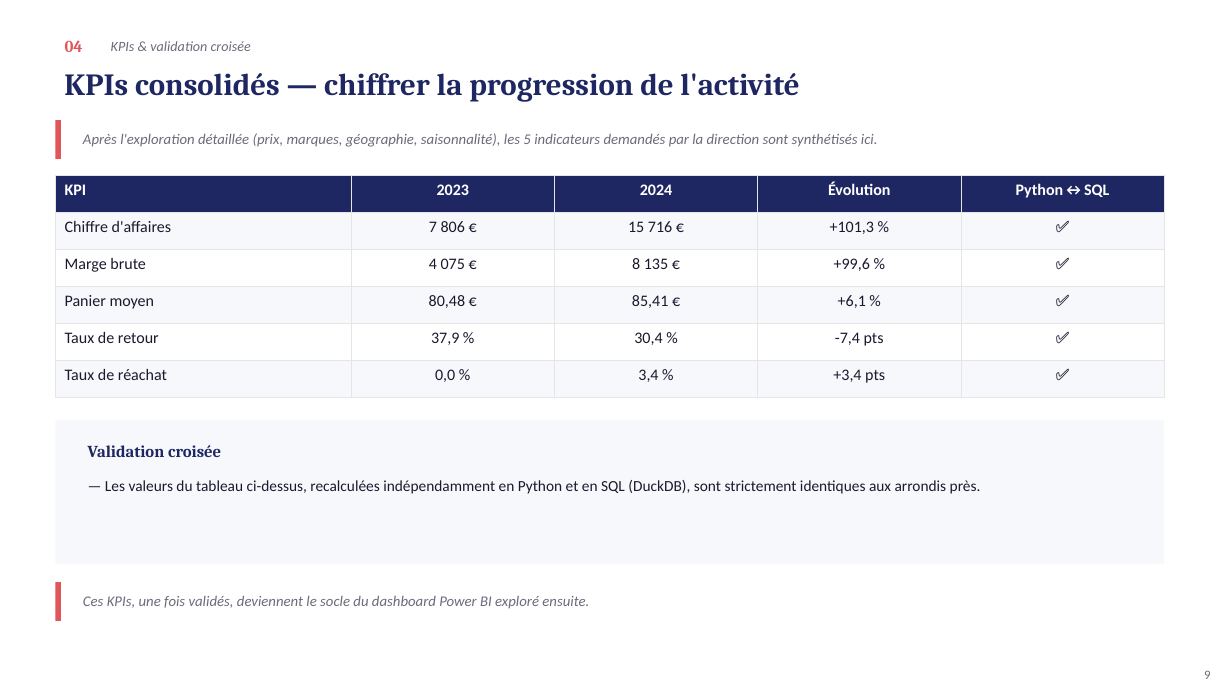
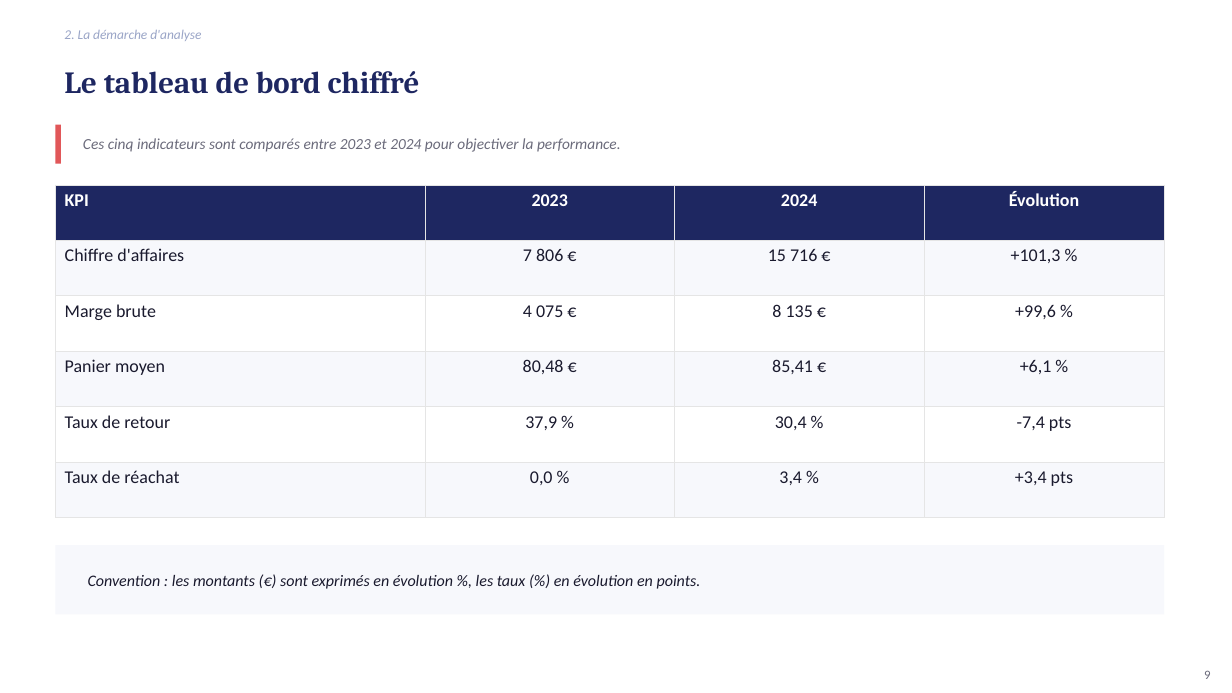
Before and after one commit to Fatima-Zahra37/projet-ecommerce-data, a slide deck: slide 9 of slides/soutenance_20min.pptx.pptx. Drawn at 1232x693 pixels with LibreOffice and Linux fonts; fonts in the diff are those of the drawing. Boxes give left, top, right and bottom in pixels: in the first picture for what was removed or moved away, otherwise in the second. Text is boxed around its words. In the diff, an @@ line names an element or a change of style, - is before the commit and + after.

```diff
--- a/slides/soutenance_20min.pptx.pptx
+++ b/slides/soutenance_20min.pptx.pptx
@@ text added at [64, 30, 201, 41], 10.5 pt, text #9AA5C7, italic @@
+2. La démarche d'analyse
@@ text removed at [65, 40, 83, 52] @@
-04
@@ text removed at [111, 41, 251, 51] @@
-KPIs & validation croisée
@@ text at [64, 71, 420, 94]: text changed @@
-KPIs consolidés — chiffrer la progression de l'activité
+Le tableau de bord chiffré
@@ rectangle: place and size @@
-rectangle at [55, 120, 61, 159]
+rectangle at [55, 125, 61, 164]
@@ text removed at [83, 133, 878, 147] @@
-Après l'exploration détaillée (prix, marques, géographie, saisonnalité), les 5 indicateurs demandés par la direction sont synthétisés ici.
@@ text added at [83, 138, 621, 152], 12 pt, text #6B6B7B, italic @@
+Ces cinq indicateurs sont comparés entre 2023 et 2024 pour objectiver la performance.
@@ table at [55, 185, 1165, 518] @@
-column 5: Python↔SQL | ✅ | ✅ | ✅ | ✅ | ✅
@@ table: place and size @@
-table at [55, 176, 1165, 397]
+table at [55, 185, 1165, 518]
@@ text removed at [88, 445, 221, 457] @@
-Validation croisée
@@ text removed at [105, 480, 981, 494] @@
-— Les valeurs du tableau ci-dessus, recalculées indépendamment en Python et en SQL (DuckDB), sont strictement identiques aux arrondis près.
@@ rectangle: place and size @@
-rectangle at [55, 421, 1165, 564]
+rectangle at [55, 545, 1165, 615]
@@ rectangle removed at [55, 582, 61, 621] @@
@@ text removed at [83, 596, 589, 609] @@
-Ces KPIs, une fois validés, deviennent le socle du dashboard Power BI exploré ensuite.
@@ text added at [88, 575, 701, 589], 12.5 pt, text #1A1A2E, italic @@
+Convention : les montants (€) sont exprimés en évolution %, les taux (%) en évolution en points.
```
Also in this commit, not shown: 6 other slides changed, 11 slides added, 10 slides removed.
